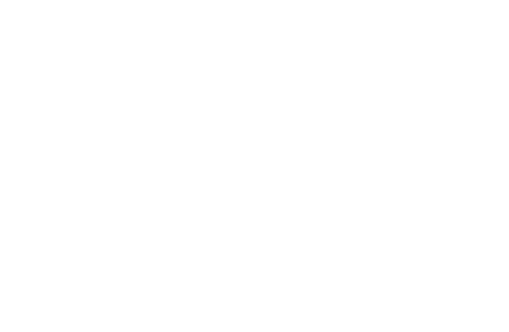
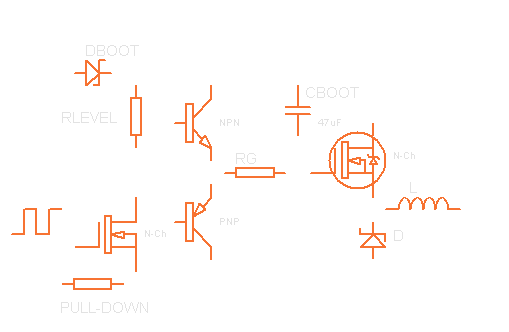
Revision of a layered (509, 332) image; what changed, layer by layer:
showed "Слой 1" over 11, 45, 461, 313
